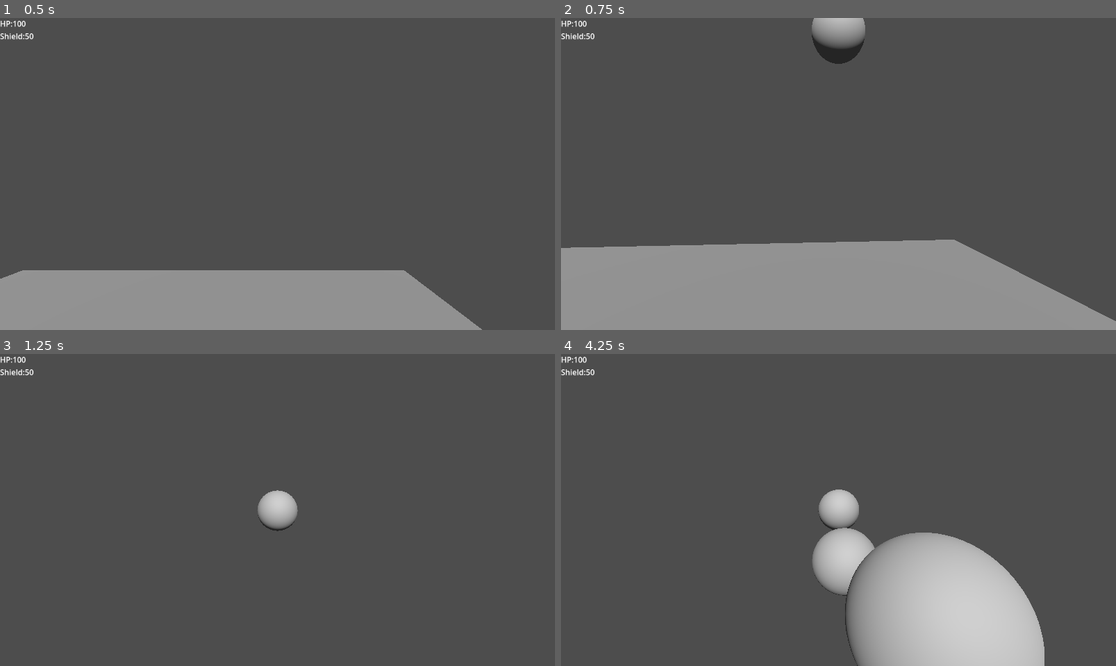
Above: before the commit, frames 1-4 (two rows, left to right).
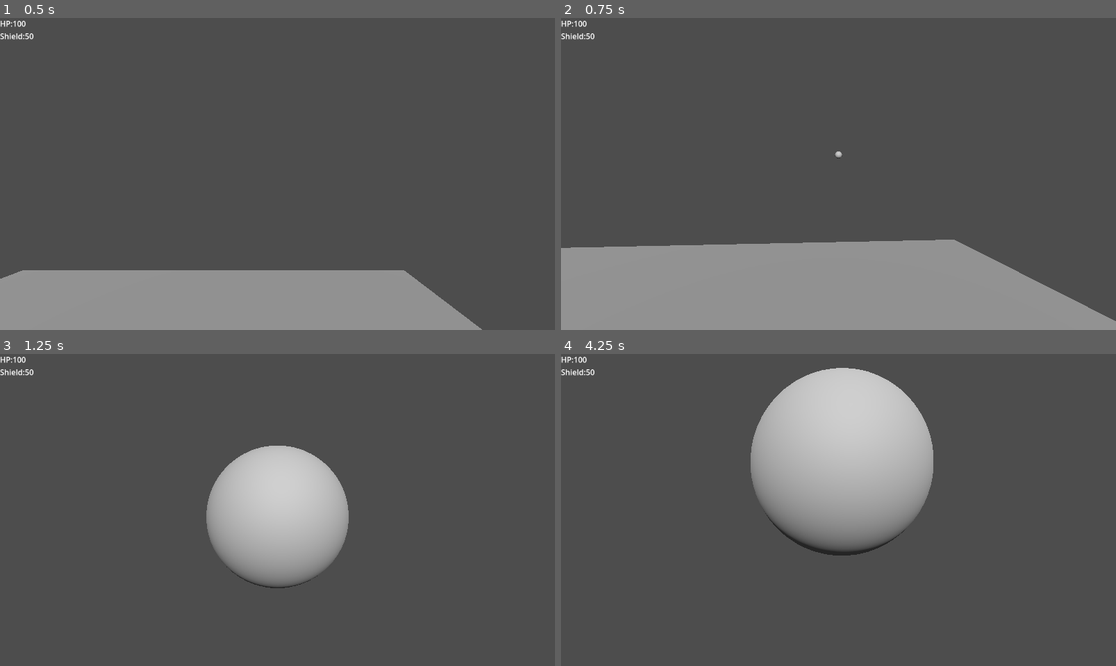
Above: after the commit, the same moments.

Repository: kuritism/scrimmages-during-internship-2
Game: Godot game, scene res://level.tscn
The game is run twice, just before and just after one commit, with the same random seed, the same clock (stepped at 60 frames per second) and the same inputs.
Inputs (mouse positions are in pixels of both pictures, inside the frame that each line leads up to):
- Up to frame 1 (0.5 s): no input
- Up to frame 2 (0.75 s): move the mouse to (866, 174) at 0.52 s; press the mouse at (866, 174) at 0.53 s; hold W (move_forward) from 0.53 s (still down)
- Up to frame 3 (1.25 s): keep holding W (move_forward); tap Space (jump) at 0.77 s
- Up to frame 4 (4.25 s): keep holding W (move_forward); move the mouse to (810, 510) at 1.27 s; release the mouse at (810, 510) at 1.28 s; click (810, 510) at 1.35 s; tap Space (jump) at 1.52, 3.02, 3.77 s; move the mouse to (849, 503) at 2.02 s; press the mouse at (849, 503) at 2.03 s; move the mouse to (832, 516) at 2.77 s; release the mouse at (832, 516) at 2.78 s; click (832, 516) at 2.85 s; move the mouse to (877, 513) at 3.52 s; press the mouse at (877, 513) at 3.53 s

Frame 1 is identical in both runs. In frame 2, 1.1% of the frame differs, in the area x 45-55%, y 0-45%; in frame 3, 8.7%; in frame 4, 28%, in the area x 34-88%, y 4-100%.

Commit message:
bullet fire
BAZINGA!!

Diff:
--- a/Gun_Component.gd
+++ b/Gun_Component.gd
@@ -20,11 +20,14 @@
 	for i in range(shell_amount):
 		print("Summon!")
 		var bullet = instancedBull.instantiate()
+		var angle = rotation
+		print(angle)
 		add_child(bullet)
 		bullet.setup(bullet_damage)
 		bullet.position.x=position.x
 		bullet.position.y=position.y - 0.5
-		bullet.position.z=position.z
+		bullet.position.z=position.z + 1
+		bullet.apply_central_force(global_transform.basis.z * bullet_speed * 500)
 		bullet.reparent(root)
 	num_bullets -= 1
 	can_fire = false
--- a/player.tscn
+++ b/player.tscn
@@ -30,7 +30,7 @@
 transform = Transform3D(1, 0, 0, 0, 1, 0, 0, 0, 1, 0, 0.499952, -0.495036)
 
 [node name="Gun Component" type="Node3D" parent="TwistPivot/PitchPivot"]
-transform = Transform3D(1, 0, 0, 0, 1, 0, 0, 0, 1, 0, 0.5, -0.896427)
+transform = Transform3D(-1, 0, -8.74228e-08, 0, 1, 0, 8.74228e-08, 0, -1, 0, 0.5, -1.5)
 script = ExtResource("2_gls47")
 
 [node name="Chamber_Time" type="Timer" parent="TwistPivot/PitchPivot/Gun Component"]
